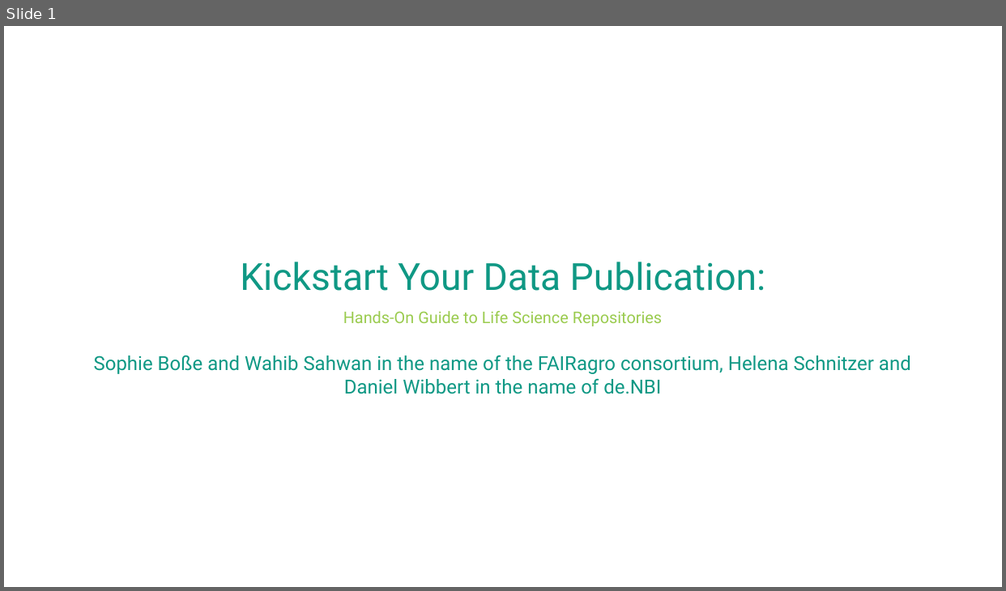
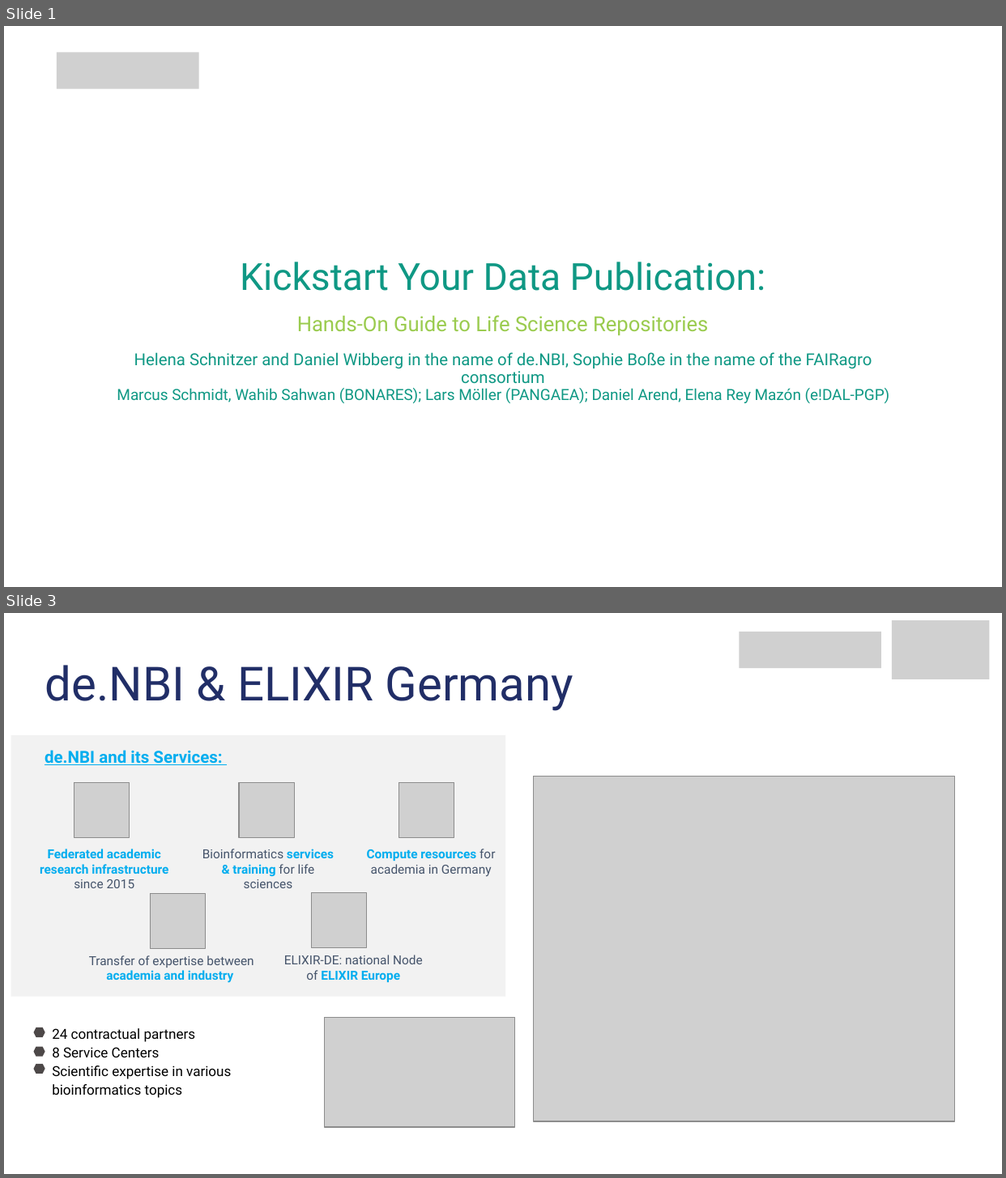
Before and after one commit to fairagro/FAIRagro_Modular-RDM-Training-Material, a slide deck: FAIRagro_Trainings_planned/2026-09_RepoTraining_deNBI/RepoTraining_Slides.odp. Shown one above the other, each under a label of ours: slide 1 before the commit, slides 1 and 3 after it; the slides between them are not shown. The pictures are 1006x591 and 1006x1178 pixels, drawn with LibreOffice and Linux fonts; fonts in the diff are those of the drawing; grey boxes stand for pictures; background and template pictures are left out. Boxes give left, top, right and bottom in pixels: in the first picture for what was removed or moved away, otherwise in the second. Text is boxed around its words. In the diff, an @@ line names an element or a change of style, - is before the commit and + after.

Commit message:
FAIRagro trainings slide updated

```diff
--- a/FAIRagro_Trainings_planned/2026-09_RepoTraining_deNBI/RepoTraining_Slides.odp
+++ b/FAIRagro_Trainings_planned/2026-09_RepoTraining_deNBI/RepoTraining_Slides.odp
@@ slide 3 added at box(4, 613, 1002, 1174), background #FFFFFF @@
@@ rectangle added at box(691, 622, 930, 677), fill #FFFFFF, outline #FFFFFF 0.74 pt @@
@@ picture added at box(739, 632, 880, 669) @@
@@ picture added at box(892, 620, 990, 679) @@
@@ text added at box(45, 665, 573, 711), 34 pt, text #212E67 @@
+de.NBI & ELIXIR Germany
@@ rectangle added at box(11, 736, 506, 997), fill #F2F2F2 @@
@@ text added at box(44, 750, 222, 765), 12 pt, text #00ADEF, bold, underline @@
+de.NBI and its Services:
@@ picture added at box(74, 782, 129, 837) @@
@@ picture added at box(239, 782, 293, 837) @@
@@ picture added at box(399, 782, 454, 837) @@
@@ picture added at box(533, 777, 954, 1122) @@
@@ text added at box(40, 849, 168, 888), 9 pt, text #00ADEF, bold @@
+Federated academic research infrastructure since 2015
@@ text added at box(202, 849, 334, 888), 9 pt, text #45546B @@
+Bioinformatics services & training for life sciences
@@ text added at box(367, 849, 495, 877), 9 pt, text #45546B @@
+Compute resources for academia in Germany
@@ group added at box(89, 892, 423, 983): 2 texts, 2 pictures @@
+Transfer of expertise between academia and industry
+ELIXIR-DE: national Node of ELIXIR Europe
@@ picture added at box(324, 1017, 515, 1127) @@
@@ hexagon added at box(34, 1029, 45, 1038), fill #4D4848 @@
@@ hexagon added at box(34, 1047, 45, 1057), fill #4D4848 @@
@@ text added at box(52, 1029, 231, 1098), 10 pt, text #000000 @@
+24 contractual partners
+8 Service Centers
+Scientific expertise in various bioinformatics topics
@@ hexagon added at box(34, 1064, 45, 1074), fill #4D4848 @@
@@ slide 1 changed as well @@
@@ picture added at box(57, 52, 198, 89) @@
@@ text "Hands-On Guide to Life Science ..." at box(297, 315, 708, 335): size 11.6 to 15 pt; line spacing 0.8 to 1; less space between paragraphs @@
@@ text at box(117, 352, 890, 403): text changed; size 14 to 11.9 pt @@
-Sophie Boße and Wahib Sahwan in the name of the FAIRagro consortium, Helena Schnitzer and Daniel Wibbert in the name of de.NBI
+Helena Schnitzer and Daniel Wibberg in the name of de.NBI, Sophie Boße in the name of the FAIRagro consortium
+Marcus Schmidt, Wahib Sahwan (BONARES); Lars Möller (PANGAEA); Daniel Arend, Elena Rey Mazón (e!DAL-PGP)
```
Also in this commit, not shown: 15 other slides changed, 5 other slides added, 7 slides removed, 3 other files.
